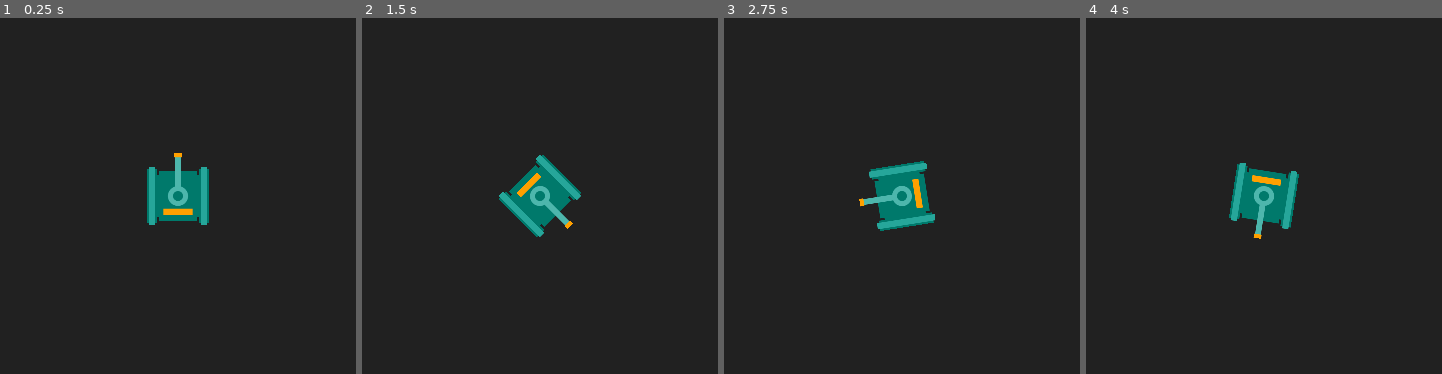
Above: before the commit, frames 1-4 (left to right).
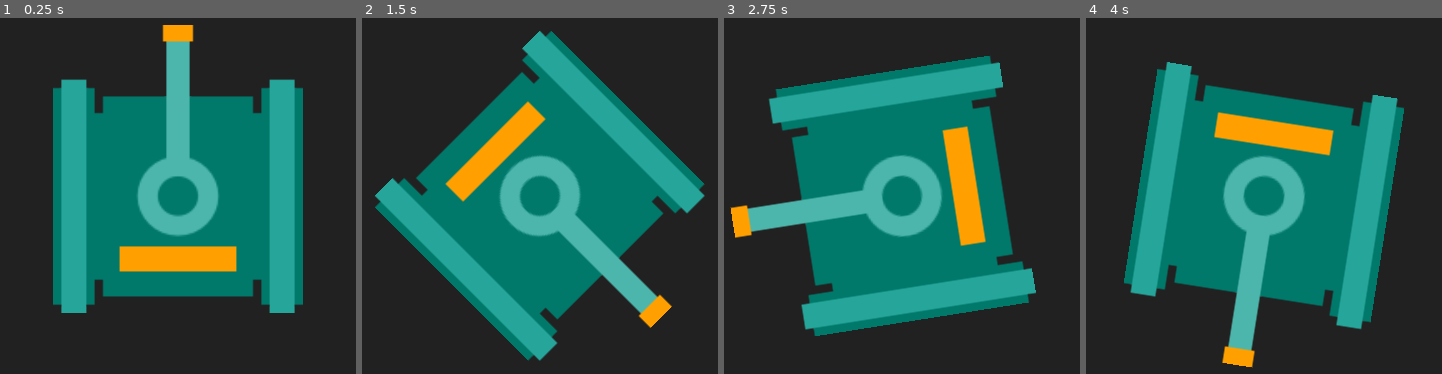
Above: after the commit, the same moments.

Repository: ashmeet28/battletanks
Game: Godot game, scene res://playground.tscn
Two runs of this game, one before a commit and one after it. Both use one fixed random seed, a clock stepped at 60 frames per second and the inputs below.
Inputs:
- Up to frame 1 (0.25 s): no input
- Up to frame 2 (1.5 s): tap Enter at 0.5 s; hold D (tank_turn_right) 0.53-1.28 s; hold S (tank_move_backwards) from 1.28 s (still down)
- Up to frame 3 (2.75 s): tap Space at 2 s; release S (tank_move_backwards) at 2.03 s; hold D (tank_turn_right) from 2.03 s (still down)
- Up to frame 4 (4 s): release D (tank_turn_right) at 2.78 s; hold W (tank_move_forward) 2.78-3.53 s; tap Enter at 3.5 s; hold A (tank_turn_left) from 3.53 s (still down)

The runs differ from the first frame. In frame 1, 42% of the frame differs, in the area x 14-86%, y 1-83%; in frame 2, 42%; in frame 3, 42%, in the area x 1-88%, y 10-90%; in frame 4, 42%.

Commit message:
Added neural network

Diff:
--- a/Tank.gd
+++ b/Tank.gd
@@ -1,7 +1,39 @@
 extends CharacterBody2D
 
+func neural_network_layer_create(input_neurons_count, output_neurons_count):
+	var new_layer = {"biases":[], "weights":[], "temp_outputs":[]}
+	for n_o in range(output_neurons_count):
+		new_layer["biases"].append(0.0)
+		new_layer["weights"].append([])
+		new_layer["temp_outputs"].append(0.0)
+		for n_i in range(input_neurons_count):
+			new_layer["weights"][n_o].append(0.0)
+	return new_layer
+
+func neural_network_create(layers_design):
+	var new_neural_network = {"layers":[]}
+	for i in range(layers_design.size() - 1):
+		new_neural_network["layers"].append(neural_network_layer_create(layers_design[i], layers_design[i+1]))
+	return new_neural_network
+
+func neural_network_layer_process(input_values, neurons_layer):
+	for i in range(neurons_layer["weights"].size()):
+		neurons_layer["temp_outputs"][i] = neurons_layer["biases"][i]
+		for j in range(neurons_layer["weights"][0].size()):
+			neurons_layer["temp_outputs"][i] += input_values[j] * neurons_layer["weights"][i][j];
+			if neurons_layer["temp_outputs"][i] < 0:
+				neurons_layer["temp_outputs"][i] = 0
+
+func neural_network_process(neural_network, input_values):
+	neural_network_layer_process(input_values, neural_network["layers"][0])
+	for i in range(1, neural_network["layers"].size()):
+		neural_network_layer_process(neural_network["layers"][i-1]["temp_outputs"], neural_network["layers"][i])
+	return neural_network["layers"][-1]["temp_outputs"]
 
 const MAX_SPEED = 300.0
+
+func _ready():
+	print(neural_network_process(neural_network_create([3,4,6]),[1,2,3]))
 
 func _physics_process(delta):
 	velocity = Vector2.ZERO
@@ -17,5 +49,4 @@
 		rotate(-(PI * delta))
 
 	velocity = velocity.rotated(rotation)
-
 	move_and_slide()
--- a/playground.tscn
+++ b/playground.tscn
@@ -17,3 +17,4 @@
 polygon = PackedVector2Array(0, -87, 10, -87, 10, -54, 75, -54, 75, 87, -75, 87, -75, -54, -10, -54, -10, -87)
 
 [node name="Camera2D" type="Camera2D" parent="CharacterBody2D"]
+zoom = Vector2(4, 4)
